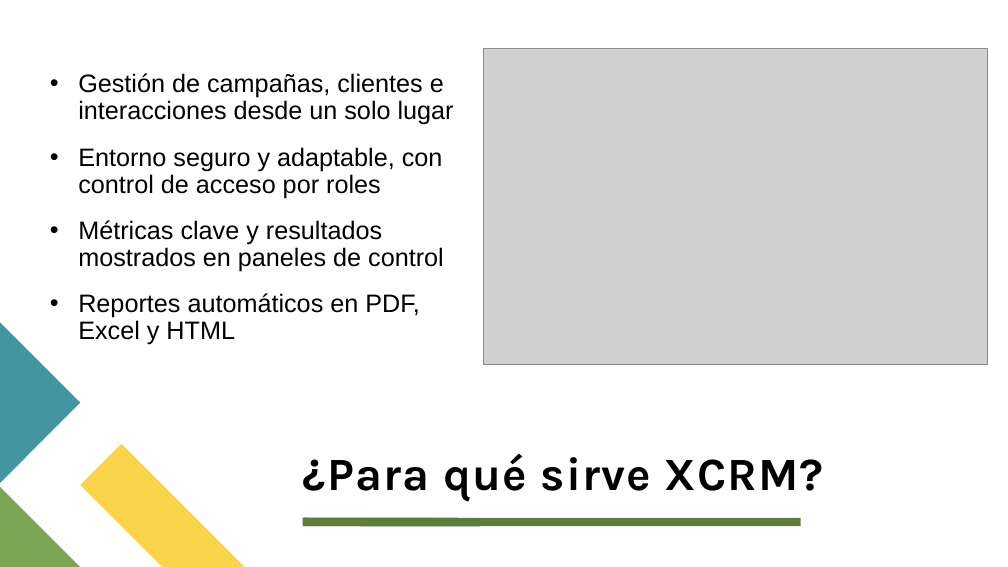
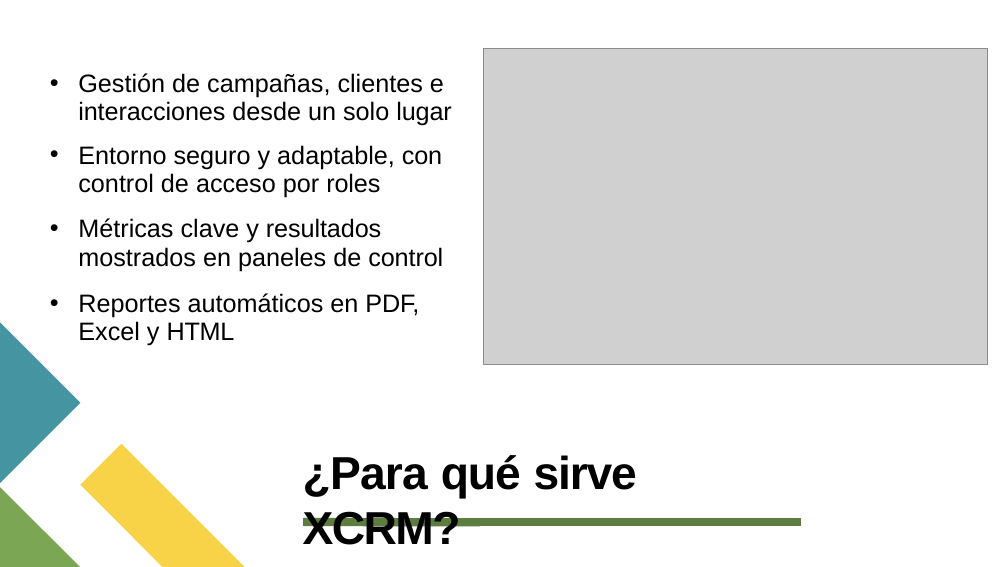
Before and after one commit to True1Santony/xcrm, a slide deck: slide 2 of doc/defensa/presentación.pptx. Drawn at 1008x567 pixels with LibreOffice and Linux fonts; fonts in the diff are those of the drawing; grey boxes stand for pictures. Boxes give left, top, right and bottom in pixels: in the first picture for what was removed or moved away, otherwise in the second. Text is boxed around its words. In the diff, an @@ line names an element or a change of style, - is before the commit and + after.

```diff
--- a/doc/defensa/presentación.pptx
+++ b/doc/defensa/presentación.pptx
@@ text at [78,73,452,345]: letter spacing 0 to -0.5 pt in "e"; letter spacing 0 to -0.1 pt in "interacciones lugar"; letter spacing 0 to -0.2 pt in "PDF, HTML"; indent changed; line spacing 0.9 to 25.9pt; less space between paragraphs @@
@@ text at [78,145,443,272]: text changed @@
-• Entorno seguro y adaptable, con control de acceso por roles
-• Métricas clave y resultados mostrados en paneles de control
+• Entorno seguro y adaptable, con
+control de acceso por roles
+• Métricas clave y resultados
+mostrados en paneles de control
@@ text "¿Para qué sirve XCRM?" at [303,455,637,545]: font Karla to Arial; letter spacing 1 to -0.8 pt in "¿Para"; letter spacing 1 to -1.1 pt in "qué sirve"; letter spacing 1 to -1.6 pt in "XCRM?"; indent changed; line spacing 0.8 to 1; vertical alignment bottom to top @@
@@ line removed from (302, 522) to (801, 522) @@
@@ freeform shape added at [302,523,800,523], outline #5D7C40 7.92 pt @@
@@ line removed from (303, 522) to (480, 523) @@
```
Also in this commit, not shown: 5 other slides changed, 1 slide added, 1 slide removed, 1 other file.
